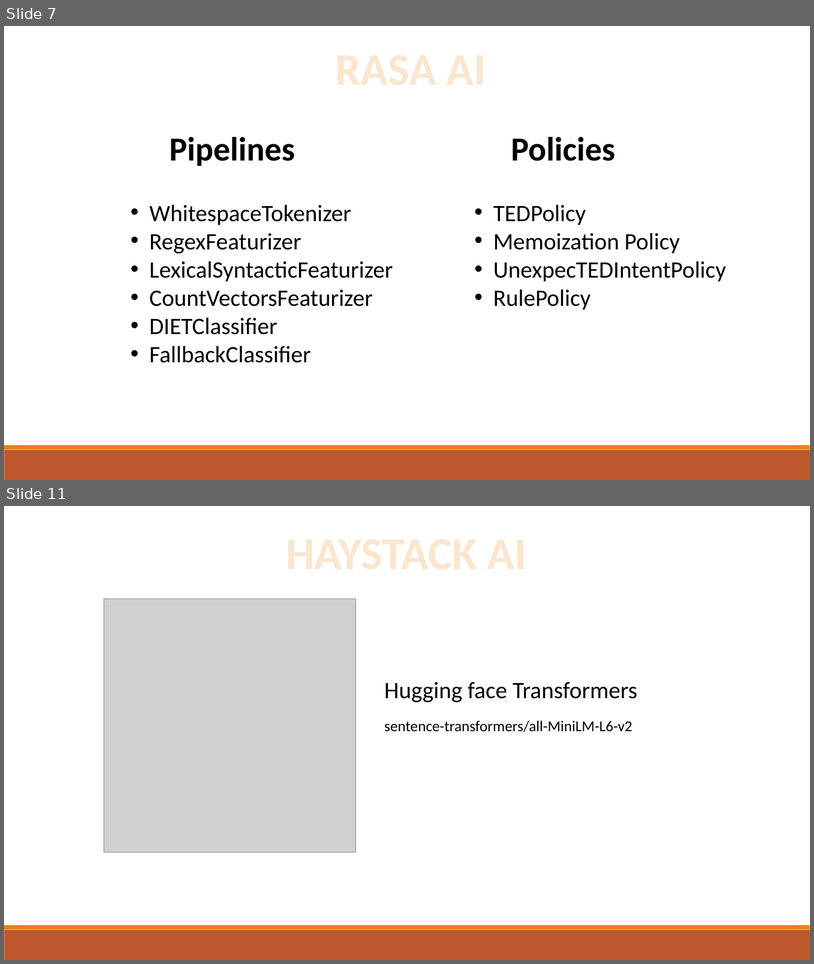
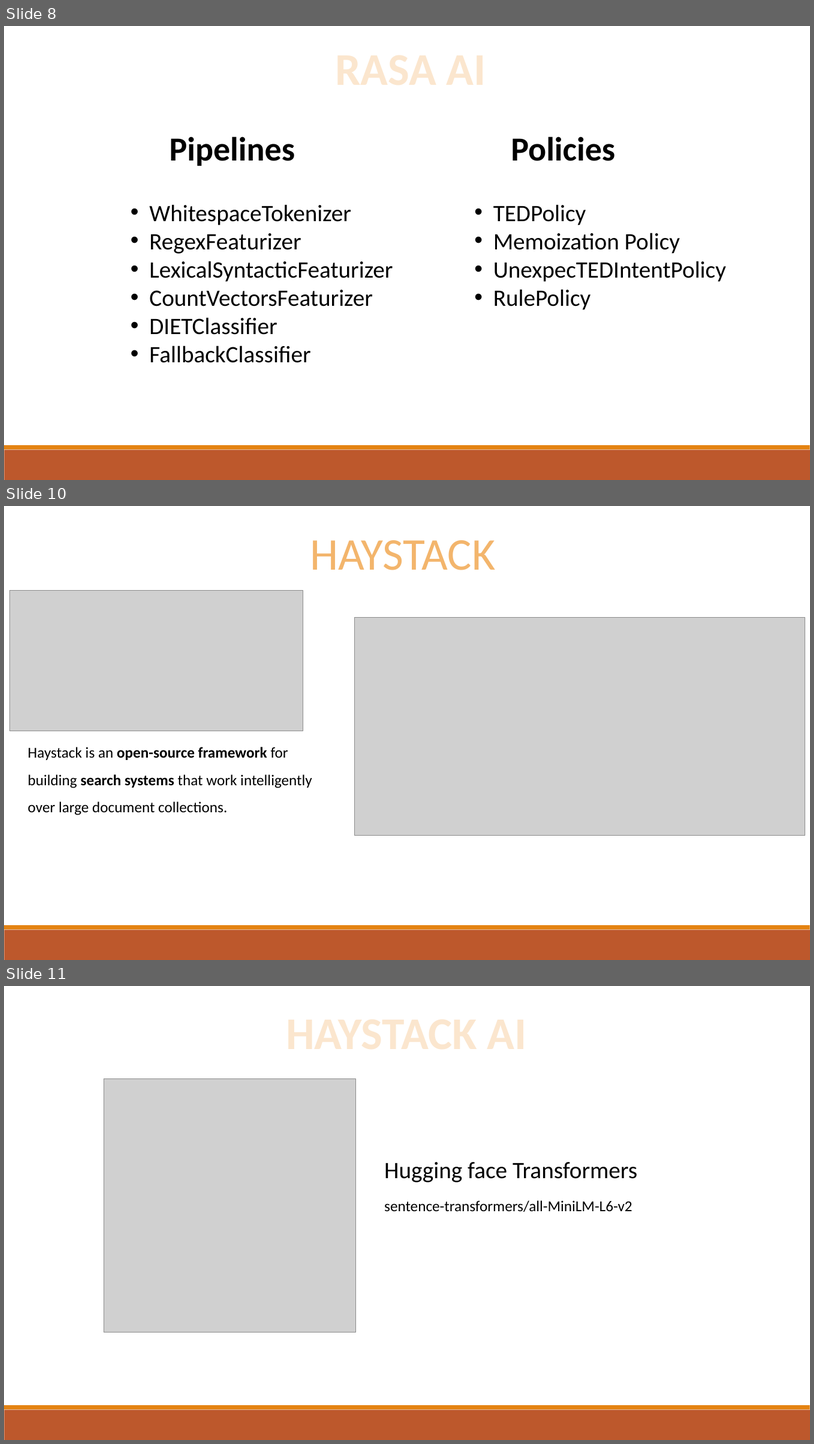
Before and after one commit to DevershiV/Major-Project, a slide deck: AI bot.pptx. Shown one above the other, each under a label of ours: slides 7 and 11 before the commit, slides 8, 10 and 11 after it; the slides between them are not shown. The pictures are 814x964 and 814x1444 pixels, drawn with LibreOffice and Linux fonts; fonts in the diff are those of the drawing; grey boxes stand for pictures. Boxes give left, top, right and bottom in pixels: in the first picture for what was removed or moved away, otherwise in the second. Text is boxed around its words. In the diff, an @@ line names an element or a change of style, - is before the commit and + after.

```diff
--- a/AI bot.pptx
+++ b/AI bot.pptx
@@ slide 10 added at [4,506,810,960], background #FFFFFF; not listed: 2 template elements that a slide beside it also shows @@
@@ text added at [310,540,495,570], 54 pt, text #F3B56C @@
+HAYSTACK
@@ picture added at [10,591,303,731] @@
@@ picture added at [355,618,806,834] @@
@@ text added at [28,747,312,815], 18 pt, text #000000 @@
+Haystack is an open-source framework for building search systems that work intelligently over large document collections.
@@ what was slide 7 is now slide 8 @@
```
Also in this commit, not shown: 2 slides changed, 7 other slides added, 7 slides removed, 1 other file.
